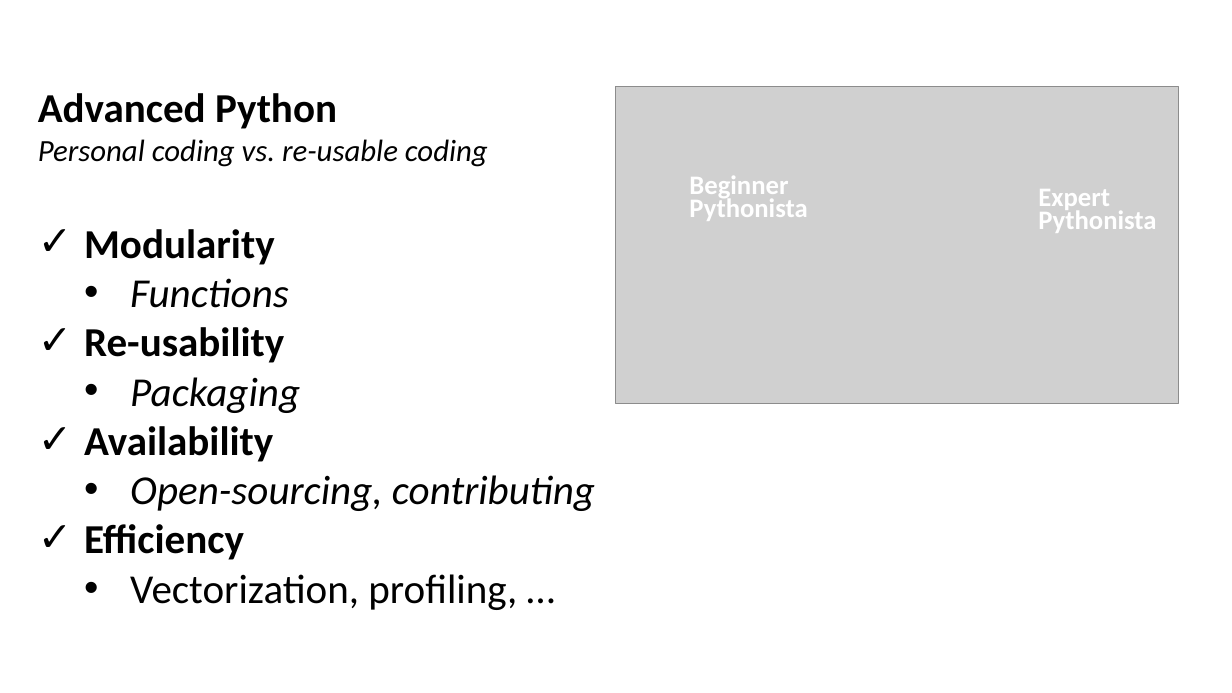
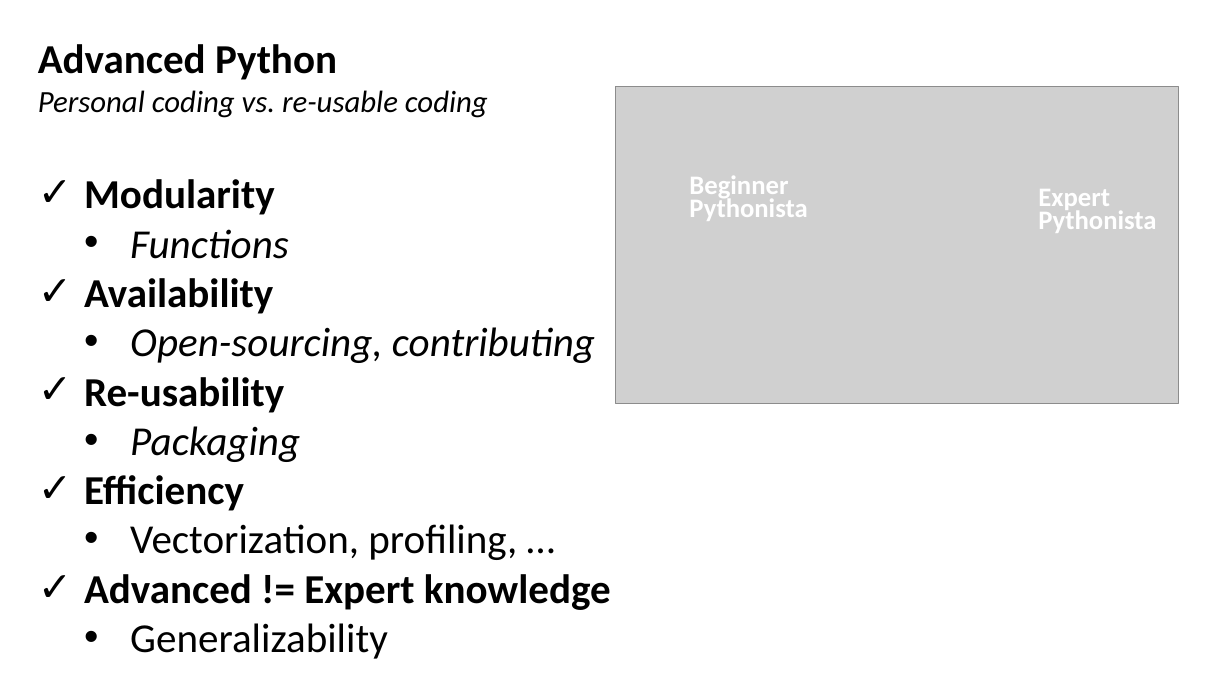
Before and after one commit to DominiqueMakowski/teaching, a slide deck: slide 4 of Python/2022_Zurich/AdvancedPython_2022.pptx. Drawn at 1232x693 pixels with LibreOffice and Linux fonts; fonts in the diff are those of the drawing; grey boxes stand for pictures. Boxes give left, top, right and bottom in pixels: in the first picture for what was removed or moved away, otherwise in the second. Text is boxed around its words. In the diff, an @@ line names an element or a change of style, - is before the commit and + after.

```diff
--- a/Python/2022_Zurich/AdvancedPython_2022.pptx
+++ b/Python/2022_Zurich/AdvancedPython_2022.pptx
@@ text at [84,278,595,363]: paragraphs added @@
+✓ Availability
+  • Open-sourcing, contributing
@@ text at [84,426,595,511]: paragraphs removed @@
-✓ Availability
-  • Open-sourcing, contributing
@@ text at [84,574,611,659]: paragraphs added @@
+✓ Advanced != Expert knowledge
+  • Generalizability
```
Also in this commit, not shown: 27 other slides changed, 5 slides added.
